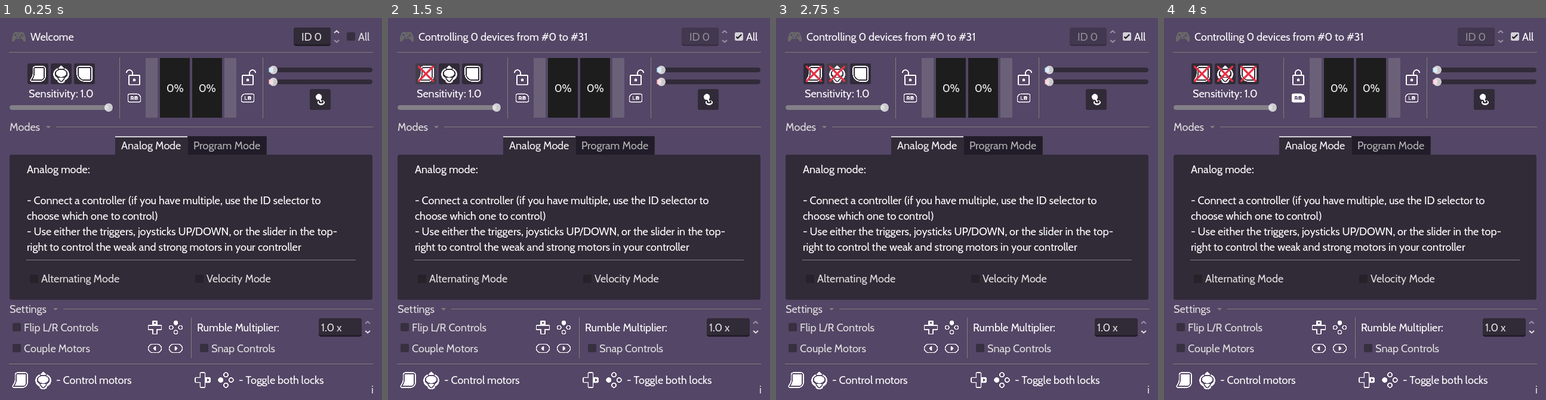
Above: before the commit, frames 1-4 (left to right).
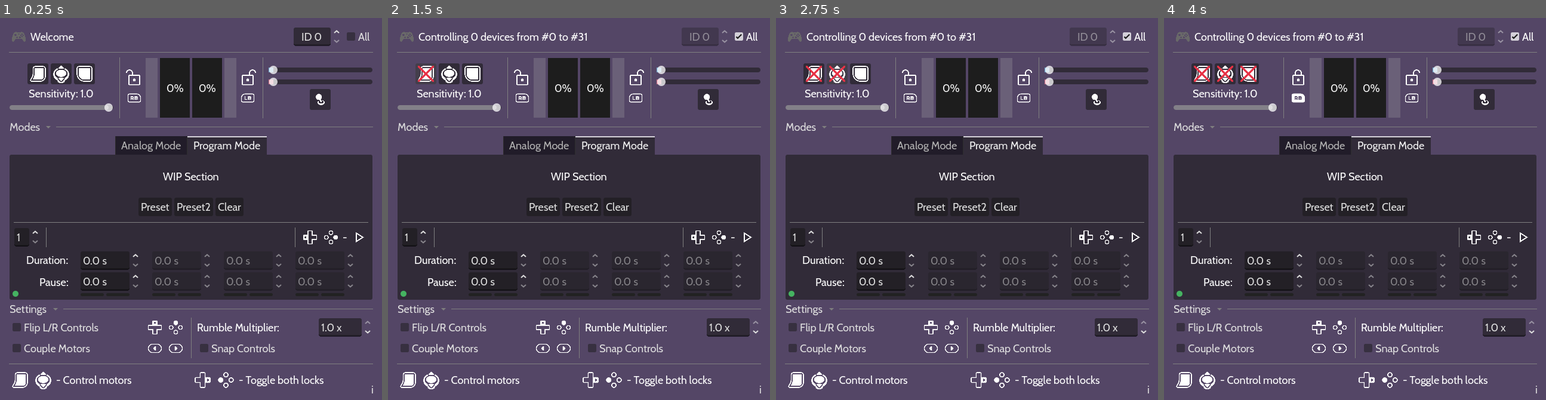
Above: after the commit, the same moments.

Repository: leosefcik/controller-rumble-tool
Game: Godot game, scene res://main.tscn
Same seed, same stepped clock (60 frames per second), same inputs: the game is played once before the commit and once after it.
Inputs (mouse positions are in pixels of both pictures, inside the frame that each line leads up to):
- Up to frame 1 (0.25 s): no input
- Up to frame 2 (1.5 s): click "All" at 0.5 s; click (426, 75) at 1.25 s
- Up to frame 3 (2.75 s): click (837, 75) at 2 s
- Up to frame 4 (4 s): click (1248, 75) at 2.75 s; click (1297, 86) at 3.5 s

The runs differ from the first frame. In frame 1, 4.5% of the frame differs, in the area x 3-97%, y 30-73%; in frame 2, 4.5%; in frame 3, 4.5%; in frame 4, 4.5%.

Commit message:
Program Mode tact timing fix
- Changed the Pattern Programmer logic to always rumble, even if all values are 0.0, allowing continuous rumble when everything is nullified (without it flickering every frame, or having to implement a 0.01s minimum). It's a bit ugly because the indicators are all off, might change that somehow
- Added a little placeholder indicator to show when rumble should be on
- Changed the central panel's sizing to stay the same width even if the window expands

Diff:
--- a/main.tscn
+++ b/main.tscn
@@ -79,6 +79,13 @@
 corner_radius_bottom_right = 3
 corner_radius_bottom_left = 3
 
+[sub_resource type="StyleBoxFlat" id="StyleBoxFlat_4k2k6"]
+bg_color = Color(0.27051407, 0.70091105, 0.37897292, 1)
+corner_radius_top_left = 15
+corner_radius_top_right = 15
+corner_radius_bottom_right = 15
+corner_radius_bottom_left = 15
+
 [node name="Main" type="Node" node_paths=PackedStringArray("UI")]
 script = ExtResource("1_h2yge")
 MOUSE_STICKY_GLYPH = ExtResource("12_cegan")
@@ -475,12 +482,15 @@
 
 [node name="ModeTabs" type="TabContainer" parent="UI/MainVBox"]
 unique_name_in_owner = true
-layout_mode = 2
+custom_minimum_size = Vector2(608, 0)
+layout_mode = 2
+size_flags_horizontal = 4
 size_flags_vertical = 3
 tab_alignment = 1
-current_tab = 0
+current_tab = 1
 
 [node name="Analog Mode" type="TabBar" parent="UI/MainVBox/ModeTabs" node_paths=PackedStringArray("UI")]
+visible = false
 layout_mode = 2
 script = ExtResource("23_seu75")
 UI = NodePath("../../..")
@@ -548,7 +558,6 @@
 value = 1.0
 
 [node name="Program Mode" type="TabBar" parent="UI/MainVBox/ModeTabs" node_paths=PackedStringArray("PATTERN_MAKER")]
-visible = false
 layout_mode = 2
 script = ExtResource("22_a6jrf")
 PATTERN_MAKER = NodePath("VBoxContainer/PatternMaker")
@@ -560,9 +569,9 @@
 anchor_left = 0.5
 anchor_right = 0.5
 anchor_bottom = 1.0
-offset_left = -275.5
+offset_left = -296.0
 offset_top = 6.0
-offset_right = 275.5
+offset_right = 296.0
 offset_bottom = -6.0
 grow_horizontal = 2
 grow_vertical = 2
@@ -892,6 +901,21 @@
 grow_horizontal = 2
 grow_vertical = 2
 text = "C"
+
+[node name="RumbleIndicator" type="Panel" parent="UI/MainVBox/ModeTabs/Program Mode"]
+unique_name_in_owner = true
+custom_minimum_size = Vector2(10, 10)
+layout_mode = 1
+anchors_preset = 2
+anchor_top = 1.0
+anchor_bottom = 1.0
+offset_left = 5.0
+offset_top = -15.0
+offset_right = 15.0
+offset_bottom = -5.0
+grow_vertical = 0
+size_flags_vertical = 4
+theme_override_styles/panel = SubResource("StyleBoxFlat_4k2k6")
 
 [node name="HBoxContainer3" type="HBoxContainer" parent="UI/MainVBox"]
 layout_mode = 2
--- a/script/program_mode.gd
+++ b/script/program_mode.gd
@@ -46,24 +46,34 @@
 	if not visible: return # Only if on tab
 
 	if playing:
-		_play_program(delta)
+		time_elapsed += delta
+		_play_program()
 
 
-func _play_program(delta: float) -> void:
-	time_elapsed += delta
+func _play_program() -> void:
 	_update_current_tact_indicator()
 
 	if duration_phase and time_elapsed > durations[current_tact]:
-		duration_phase = false
 		time_elapsed = 0.0
+		if pauses[current_tact] != 0.0:
+			duration_phase = false
+		else:
+			duration_phase = true
+			current_tact += 1
 
 	elif not duration_phase and time_elapsed > pauses[current_tact]:
 		duration_phase = true
 		time_elapsed = 0.0
 		current_tact += 1
+
 	if current_tact >= tact_amount:
 		current_tact = 0
 		_reset_tact_indicators()
+
+	if duration_phase:
+		%RumbleIndicator.modulate = Color.WHITE
+	else:
+		%RumbleIndicator.modulate = Color.DIM_GRAY
 
 
 func _reset_progress() -> void:
Not shown: 1 places in main.tscn that only renumber resources
